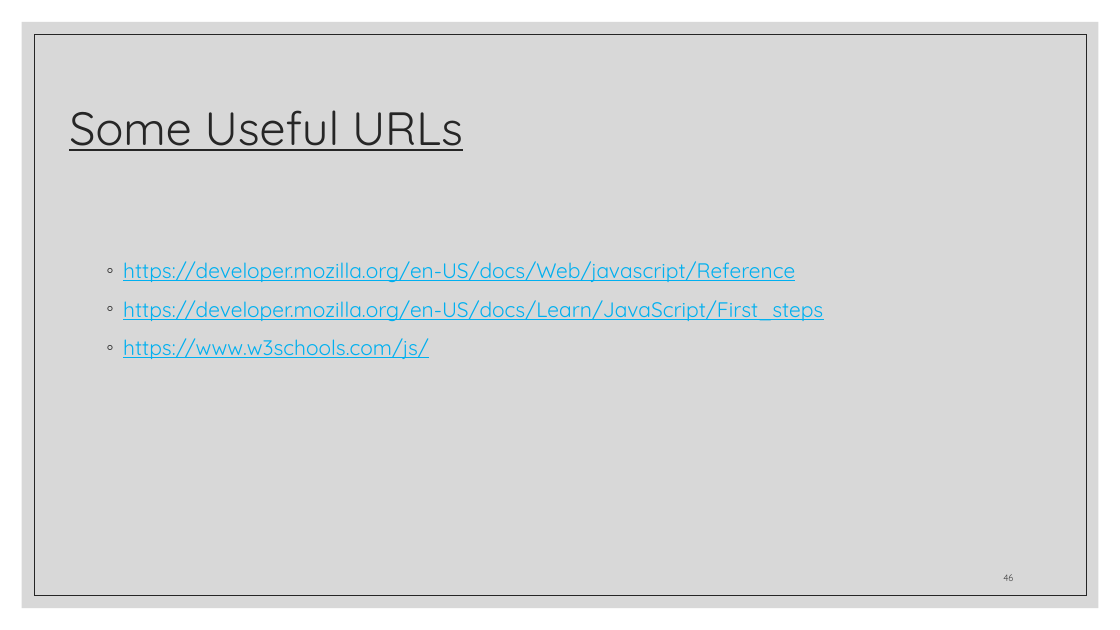
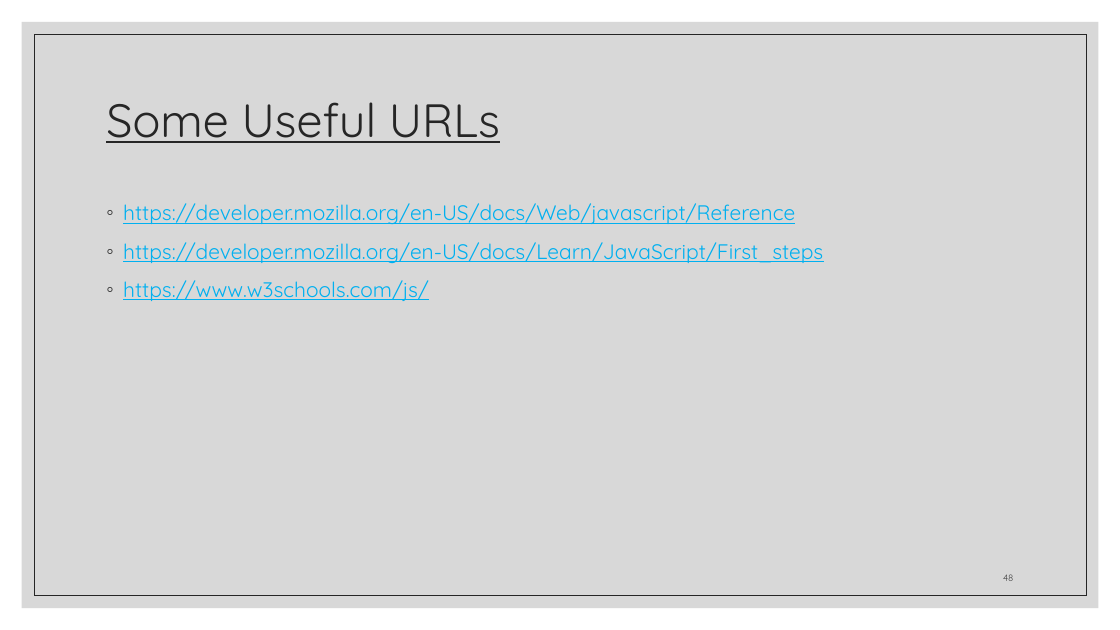
Before and after one commit to zackstotts/base-node-curriculum, a slide deck: slide 48 of unit_00/html_review/04 JavaScript.pptx (slide 46 before the commit). Drawn at 1120x630 pixels with LibreOffice and Linux fonts; fonts in the diff are those of the drawing. Boxes give left, top, right and bottom in pixels: in the first picture for what was removed or moved away, otherwise in the second. Text is boxed around its words. In the diff, an @@ line names an element or a change of style, - is before the commit and + after.

Commit message:
working on javascript slides

```diff
--- a/unit_00/html_review/04 JavaScript.pptx
+++ b/unit_00/html_review/04 JavaScript.pptx
@@ title "Some Useful URLs": place and size @@
-title "Some Useful URLs" at [69,110,463,151]
+title "Some Useful URLs" at [106,102,500,143]
@@ text "https://developer.mozilla.org/en-US/docs/Web/javascript/Refe ...": place and size @@
-text "https://developer.mozilla.org/en-US/docs/Web/javascript/Refe ..." at [123,261,823,359]
+text "https://developer.mozilla.org/en-US/docs/Web/javascript/Refe ..." at [123,203,823,301]
@@ page number at [1003,574,1013,581]: text changed @@
-46
+48
```
Also in this commit, not shown: 36 other slides changed, 11 slides added, 9 slides removed.
